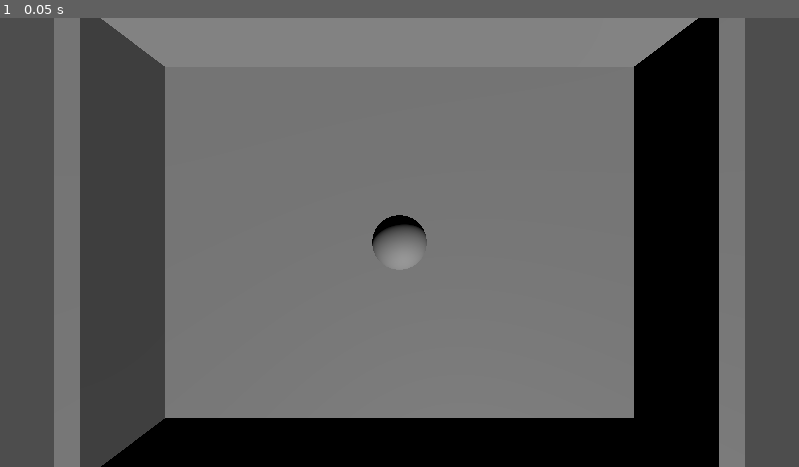
Above: before the commit, frame 1.
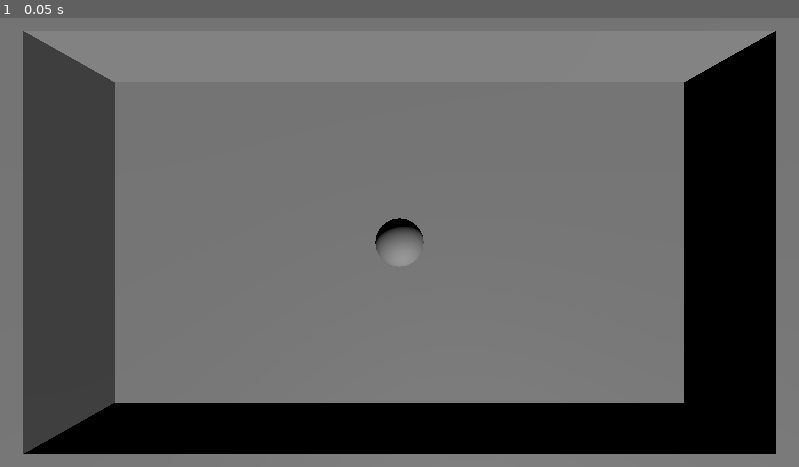
Above: after the commit, the same moment.

Repository: Radhamante/ScoreSpaceJam29
Game: Godot game, scene res://Levels/Level1.tscn
Same seed, same stepped clock (60 frames per second), same inputs: the game is played once before the commit and once after it.
Inputs:
- Up to frame 1 (0.05 s): no input

The runs differ from the first frame. In frame 1, 32% of the frame differs, in the area x 0-100%, y 0-100%.
Error in both runs: Invalid access to property or key 'player_identifier' on a base object of type 'Nil'. (res://Global/LootLocker.gd:64)

Commit message:
feat : begin of player move

Diff:
--- a/Levels/Level1.tscn
+++ b/Levels/Level1.tscn
@@ -1,6 +1,5 @@
-[gd_scene load_steps=3 format=3 uid="uid://dnwp340g2g511"]
+[gd_scene load_steps=2 format=3 uid="uid://dnwp340g2g511"]
 
-[ext_resource type="Script" path="res://Levels/Scripts/Camera3D.gd" id="1_8pukl"]
 [ext_resource type="PackedScene" uid="uid://dpo7001q0nbvh" path="res://Player/Player.tscn" id="2_nkcqu"]
 
 [node name="main" type="Node3D"]
@@ -10,20 +9,18 @@
 
 [node name="CSGBox3D" type="CSGBox3D" parent="CSGCombiner3D"]
 transform = Transform3D(1, 0, 0, 0, 1, 0, 0, 0, 1, 0, 2, 0)
-size = Vector3(13, 5, 10)
+size = Vector3(17, 5, 10)
 
 [node name="CSGBox3D" type="CSGBox3D" parent="CSGCombiner3D/CSGBox3D"]
 transform = Transform3D(1, 0, 0, 0, 1, 0, 0, 0, 1, 0, 1.5, 0)
 operation = 2
-size = Vector3(12, 2, 9)
+size = Vector3(16, 2, 9)
 
 [node name="DirectionalLight3D" type="DirectionalLight3D" parent="."]
 transform = Transform3D(0.965926, 0.201319, 0.162659, -0.258819, 0.751333, 0.607051, 0, -0.628465, 0.777837, 0, 6.79624, 0)
 
-[node name="Camera3D" type="Camera3D" parent="." node_paths=PackedStringArray("player")]
-transform = Transform3D(1, 0, 0, 0, -4.37114e-08, 1, 0, -1, -4.37114e-08, 0, 5.57775, 0)
-script = ExtResource("1_8pukl")
-player = NodePath("../Player")
+[node name="Camera3D" type="Camera3D" parent="."]
+transform = Transform3D(1, 0, 0, 0, -4.37114e-08, 1, 0, -1, -4.37114e-08, 0, 10.7194, 0)
 
 [node name="Player" parent="." instance=ExtResource("2_nkcqu")]
 transform = Transform3D(1, 0, 0, 0, 1, 0, 0, 0, 1, 0, 4.138, 0)
--- a/Levels/Scripts/Camera3D.gd
+++ b/Levels/Scripts/Camera3D.gd
@@ -9,5 +9,6 @@
 
 # Called every frame. 'delta' is the elapsed time since the previous frame.
 func _process(delta):
-	position = player.position
-	position.y = 10
+	#position = player.position
+	#position.y = 10
+	#
--- a/Player/Scripts/player.gd
+++ b/Player/Scripts/player.gd
@@ -1,5 +1,18 @@
 extends CharacterBody3D
 
+
+var mouse_left_down: bool = false
+func _input( event ):
+	if event is InputEventMouseButton:
+		if event.button_index == 1 and event.is_pressed():
+			mouse_left_down = true
+		elif event.button_index == 1 and not event.is_pressed():
+			mouse_left_down = false
+func _process( some_change ):
+	if mouse_left_down:
+		var mouse_position = get_viewport().get_mouse_position()
+		print(mouse_position)
+		print(position)
 
 const SPEED = 5.0
 
--- a/project.godot
+++ b/project.godot
@@ -18,3 +18,16 @@
 [autoload]
 
 LootLocker="*res://Global/LootLocker.gd"
+
+[input]
+
+mouse_down={
+"deadzone": 0.5,
+"events": [Object(InputEventMouseButton,"resource_local_to_scene":false,"resource_name":"","device":-1,"window_id":0,"alt_pressed":false,"shift_pressed":false,"ctrl_pressed":false,"meta_pressed":false,"button_mask":0,"position":Vector2(0, 0),"global_position":Vector2(0, 0),"factor":1.0,"button_index":1,"canceled":false,"pressed":false,"double_click":false,"script":null)
+]
+}
+mouse_up={
+"deadzone": 0.5,
+"events": [Object(InputEventMouseButton,"resource_local_to_scene":false,"resource_name":"","device":-1,"window_id":0,"alt_pressed":false,"shift_pressed":false,"ctrl_pressed":false,"meta_pressed":false,"button_mask":1,"position":Vector2(173, 15),"global_position":Vector2(177, 56),"factor":1.0,"button_index":1,"canceled":false,"pressed":true,"double_click":false,"script":null)
+]
+}
